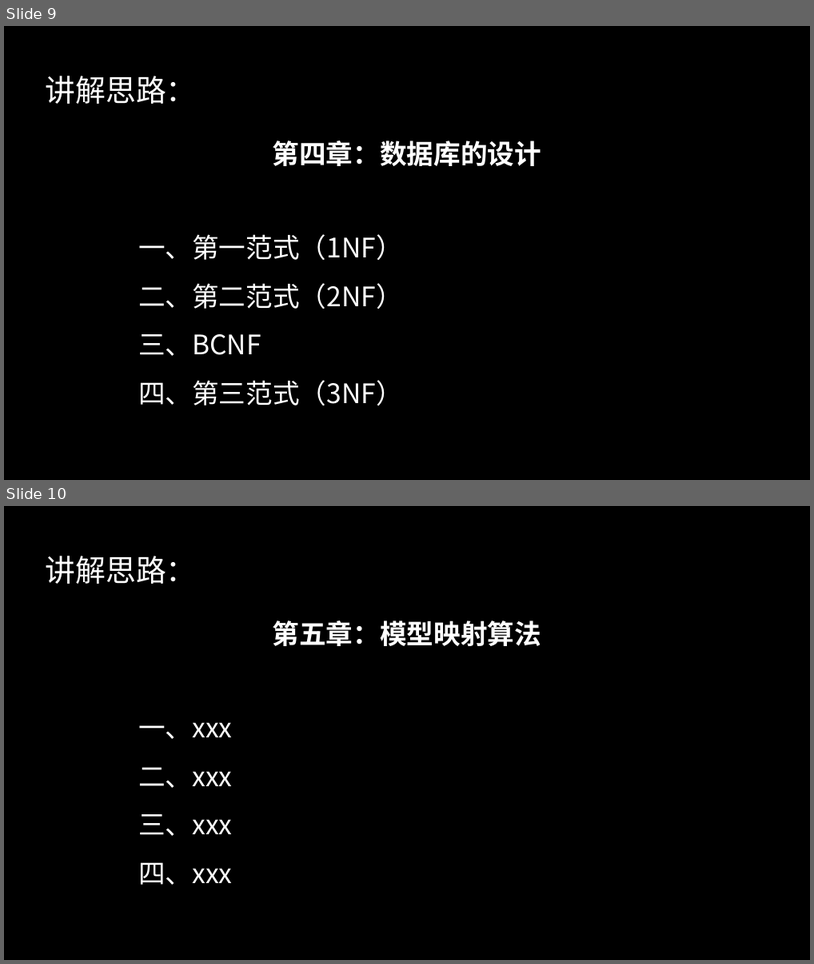
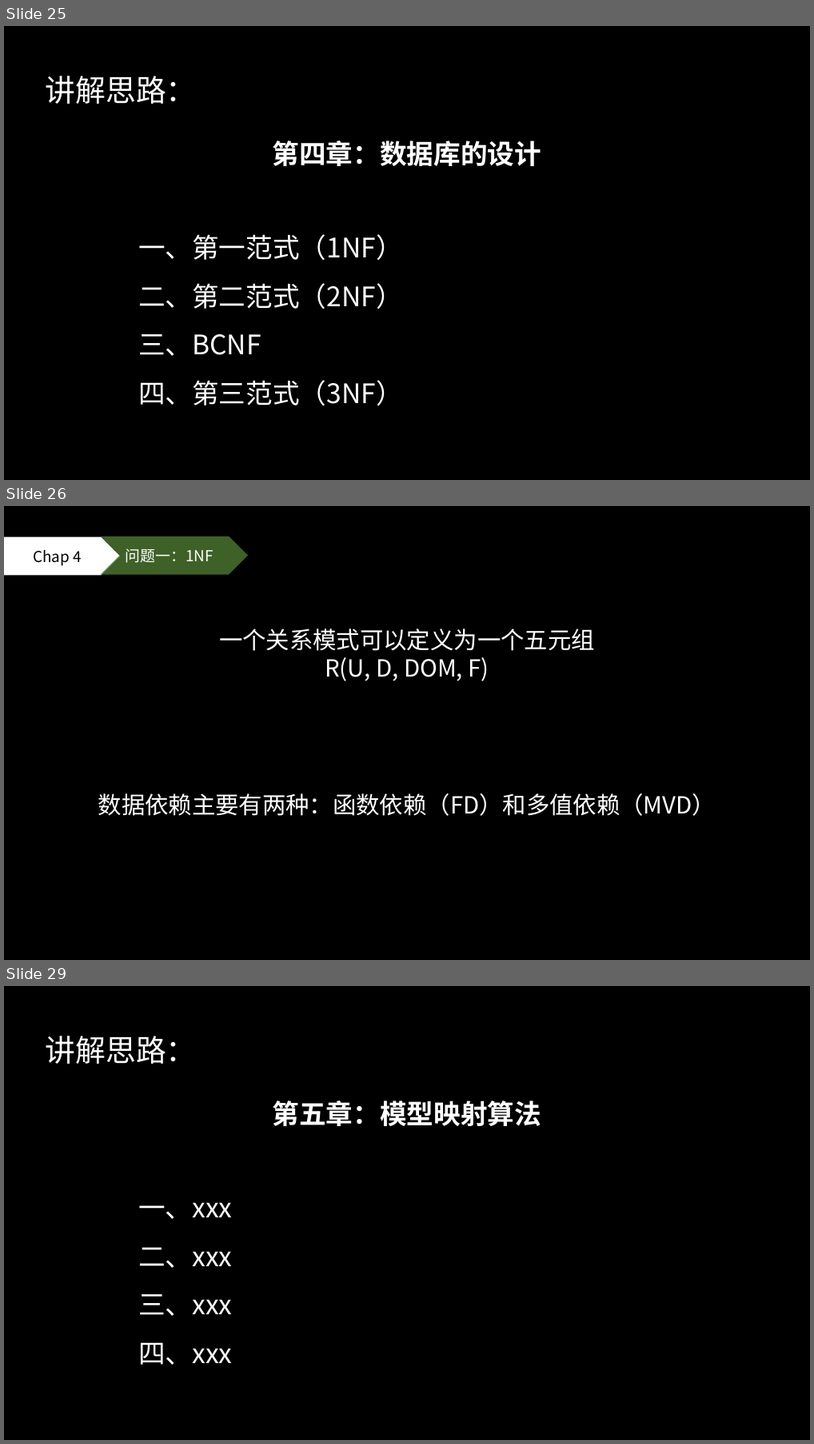
Before and after one commit to 50mengzhu/Database, a slide deck: ReationalDB.pptx. Shown one above the other, each under a label of ours: slides 9 and 10 before the commit, slides 25, 26 and 29 after it; the slides between them are not shown. The pictures are 814x964 and 814x1444 pixels, drawn with LibreOffice and Linux fonts; fonts in the diff are those of the drawing. Boxes give left, top, right and bottom in pixels: in the first picture for what was removed or moved away, otherwise in the second. Text is boxed around its words. In the diff, an @@ line names an element or a change of style, - is before the commit and + after.

```diff
--- a/ReationalDB.pptx
+++ b/ReationalDB.pptx
@@ slide 26 added at (x1=4, y1=506, x2=810, y2=960), background #000000 @@
@@ pentagon arrow added at (x1=4, y1=537, x2=120, y2=575), fill #FFFFFF, 18 pt, text #000000 @@
+Chap 4
@@ chevron added at (x1=100, y1=536, x2=248, y2=574), fill #548235 at 75% opacity, 18 pt, text #FFFFFF @@
+问题一：1NF
@@ text added at (x1=219, y1=628, x2=595, y2=681), 28 pt, text #FFFFFF @@
+一个关系模式可以定义为一个五元组R(U, D, DOM, F)
@@ text added at (x1=98, y1=793, x2=717, y2=816), 28 pt, text #FFFFFF @@
+数据依赖主要有两种：函数依赖（FD）和多值依赖（MVD）
@@ what was slide 9 is now slide 25 @@
@@ what was slide 10 is now slide 29 @@
```
Also in this commit, not shown: 4 slides changed, 19 other slides added, 3 slides removed, 1 other file.
